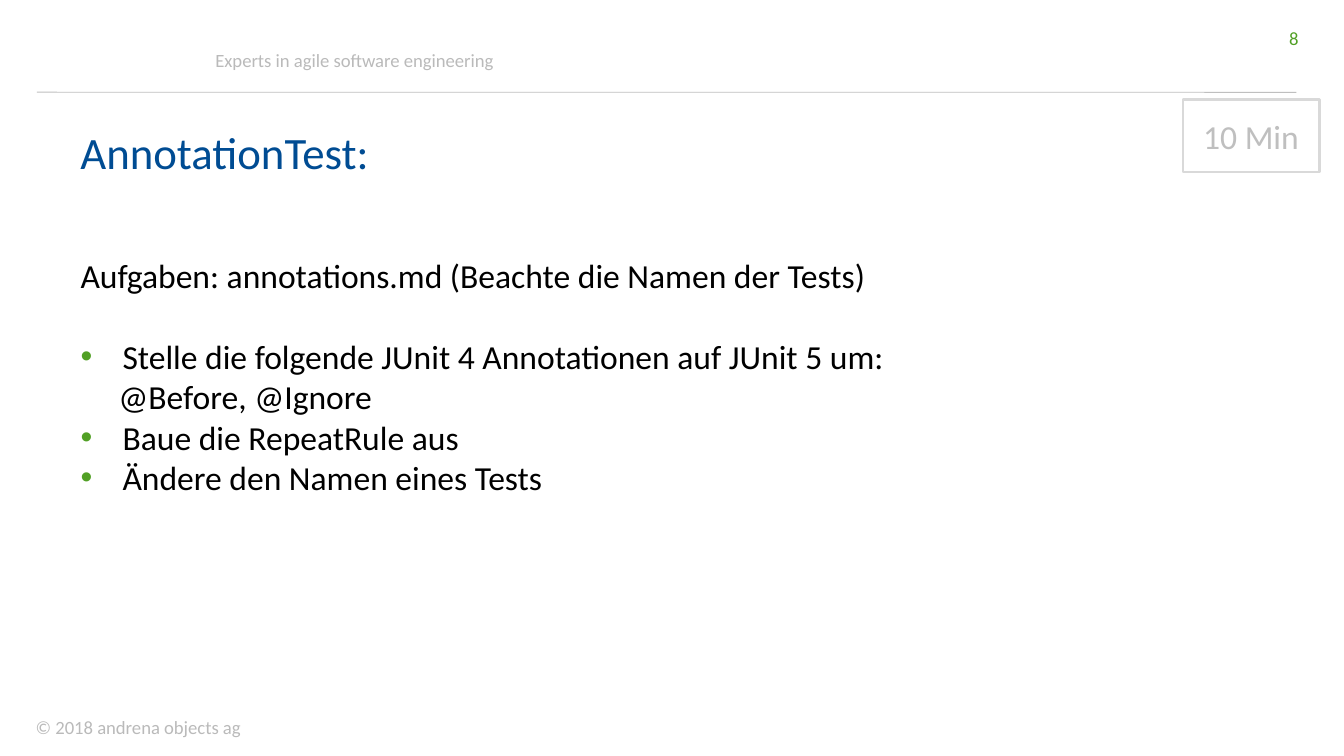
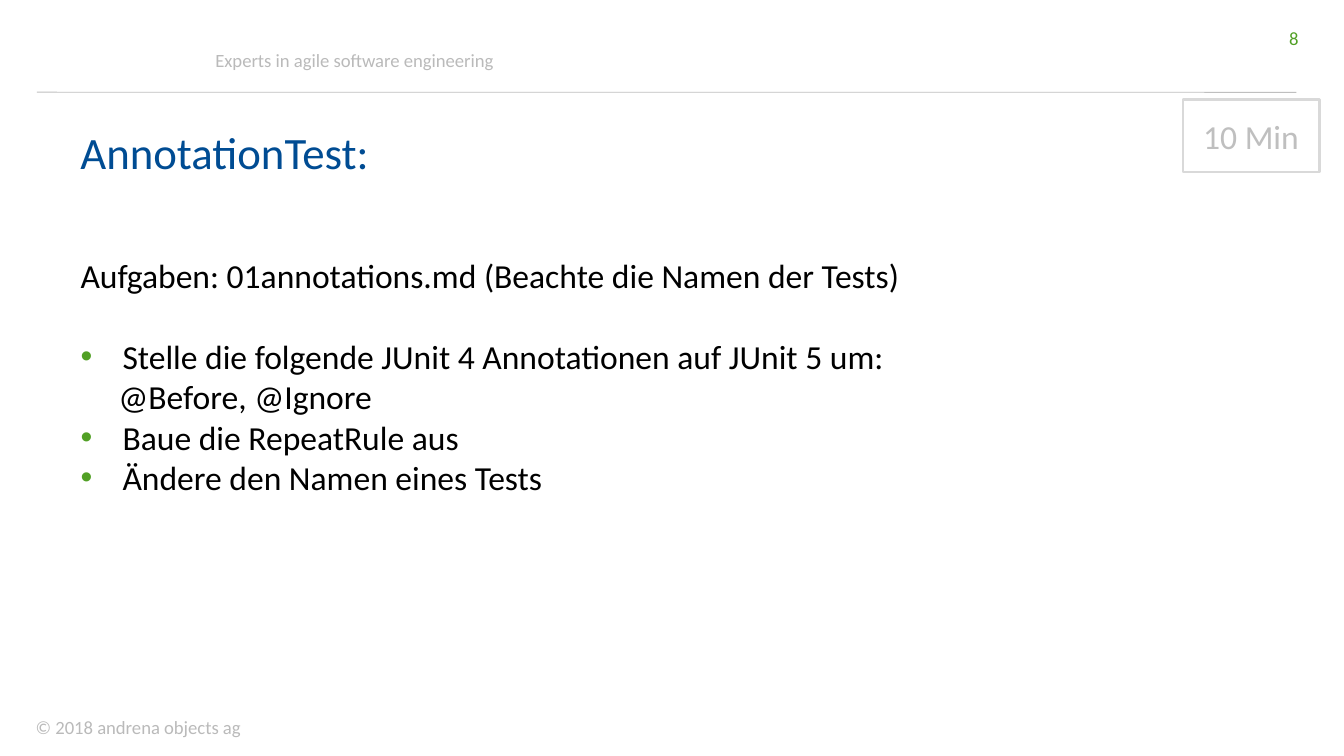
Before and after one commit to andrena/junit5-workshop-et-ka-2018, a slide deck: slide 8 of files/Folien.pptx. Drawn at 1344x756 pixels with LibreOffice and Linux fonts; fonts in the diff are those of the drawing; background and template pictures are left out. Boxes give left, top, right and bottom in pixels: in the first picture for what was removed or moved away, otherwise in the second. Text is boxed around its words. In the diff, an @@ line names an element or a change of style, - is before the commit and + after.

```diff
--- a/files/Folien.pptx
+++ b/files/Folien.pptx
@@ text at bbox=[81, 263, 899, 294]: text changed @@
-Aufgaben: annotations.md (Beachte die Namen der Tests)
+Aufgaben: 01annotations.md (Beachte die Namen der Tests)
```
Also in this commit, not shown: 10 other slides changed, 13 slides added.
